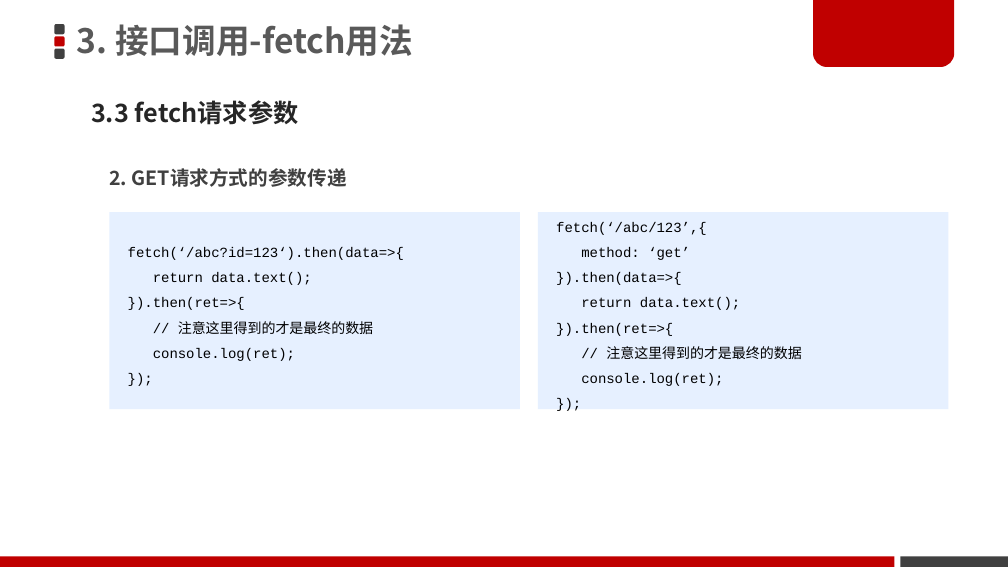
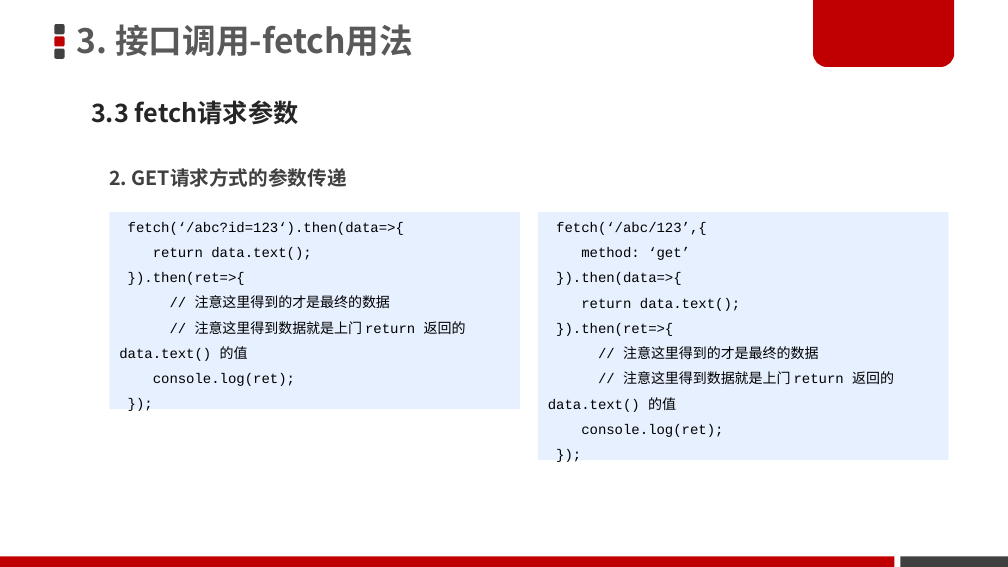
Before and after one commit to DwightChan/study, a slide deck: slide 19 of H5/00-博学谷_在线同步资料/05-Vue.js 项目实战资料/Vue-2019版/vue基础/day04/3-素材/03-Vue全家桶-前后端交互.ppt. Drawn at 1008x567 pixels with LibreOffice and Linux fonts; fonts in the diff are those of the drawing; background and template pictures are left out. Boxes give left, top, right and bottom in pixels: in the first picture for what was removed or moved away, otherwise in the second. Text is boxed around its words. In the diff, an @@ line names an element or a change of style, - is before the commit and + after.

Commit message:
- 学习笔记day04 异步线程处理请求数据;

```diff
--- a/H5/00-博学谷_在线同步资料/05-Vue.js 项目实战资料/Vue-2019版/vue基础/day04/3-素材/03-Vue全家桶-前后端交互.ppt
+++ b/H5/00-博学谷_在线同步资料/05-Vue.js 项目实战资料/Vue-2019版/vue基础/day04/3-素材/03-Vue全家桶-前后端交互.ppt
@@ rectangle "fetch(‘/abc/123’,{": place and size @@
-rectangle "fetch(‘/abc/123’,{" at box(538, 212, 949, 409)
+rectangle "fetch(‘/abc/123’,{" at box(538, 212, 949, 460)
@@ text in rectangle at box(119, 321, 466, 361): paragraph added @@
+// 注意这里得到数据就是上门 return 返回的 data.text() 的值
@@ text in rectangle at box(548, 371, 894, 412): paragraph added @@
+// 注意这里得到数据就是上门 return 返回的 data.text() 的值
```
Also in this commit, not shown: 30 other slides changed, 14 other files.
